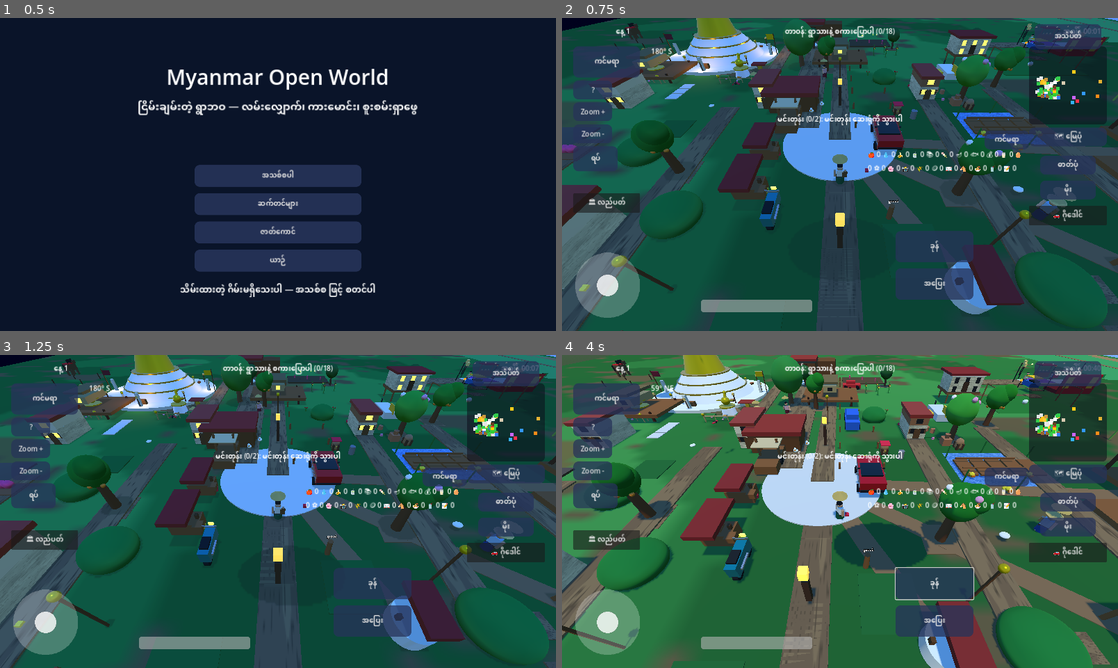
Above: before the commit, frames 1-4 (two rows, left to right).
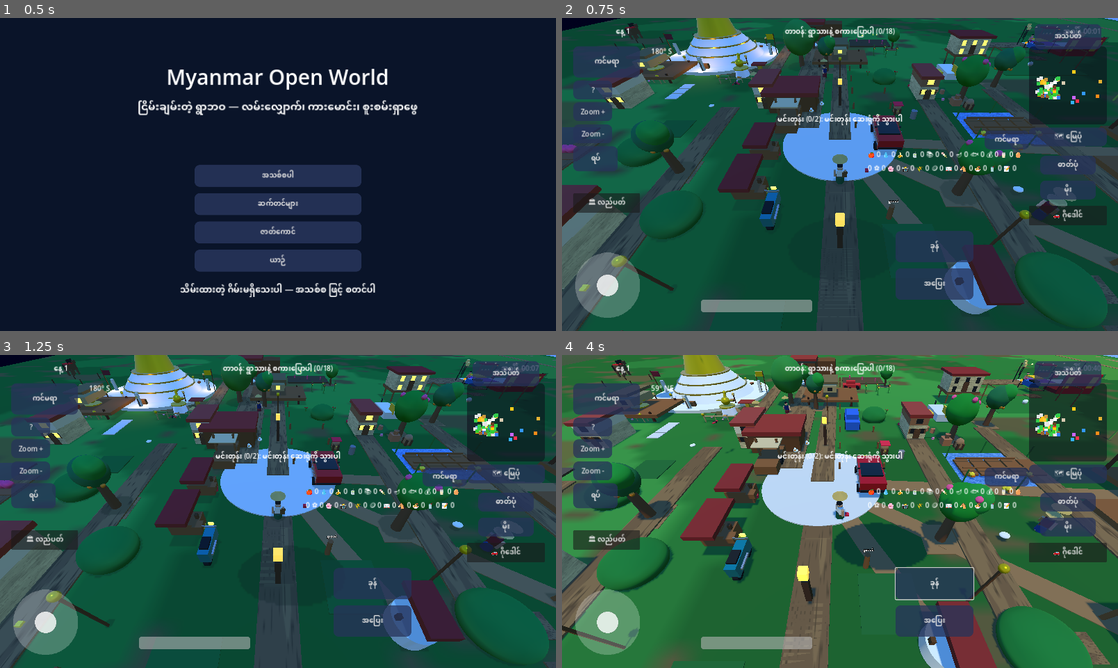
Above: after the commit, the same moments.

Repository: sudohlaingwin/gta-open-world
Game: Godot game, scene res://scenes/ui/main_menu.tscn
Same seed, same stepped clock (60 frames per second), same inputs: the game is played once before the commit and once after it.
Inputs (mouse positions are in pixels of both pictures, inside the frame that each line leads up to):
- Up to frame 1 (0.5 s): no input
- Up to frame 2 (0.75 s): click "အသစ်စပါ" at 0.5 s
- Up to frame 3 (1.25 s): no input
- Up to frame 4 (4 s): click "အပြေး" at 1.25 s; click "ခုန်" at 2 s; tap Enter (ui_accept) at 2.75 s; drag from (628, 599) to (895, 442) at 2.77 s; drag from (728, 527) to (812, 574) at 3.52 s

Frame 1 is identical in both runs. In frame 2, 0.8% of the frame differs, in the area x 12-100%, y 0-63%; in frame 3, 0.9%; in frame 4, 1.4%, in the area x 5-100%, y 0-56%.

Commit message:
Slice 61: owner-ordered GRAPHICS-ONLY style pass (vivid warm recolour, no moves) + opponent slices 127-133 review (131 parse fix VERIFIED LIVE)

Diff:
--- a/player.gd
+++ b/player.gd
@@ -4,6 +4,7 @@
 const River57Script = preload("res://river_bridge57.gd")
 const Dress58Script = preload("res://character_dress58.gd")
 const Dress59Script = preload("res://district_dress59.gd")
+const Style61Script = preload("res://style61.gd")
 const HudPolish60Script = preload("res://hud_polish60.gd")
 ## Slice 2 player: walk + sprint + jump + enter/exit car AND cart.
 ## Walk: arrow keys / WASD, or the touch joystick (touch_vector).
@@ -385,6 +386,22 @@
 	# Slice 59 Mindon district + outskirts + vehicle dressing.
 	# Runs after Slice 58; runtime-only, no scene touched.
 	Dress59Script.dress(get_parent())
+	# Slice 61 owner-ordered GRAPHICS-ONLY style pass (master-prompt
+	# look only: vivid warm palette, soft shading — no positions,
+	# no structure, no code from that document). Recolours existing
+	# models only; runtime-only, no scene touched. DEFERRED on
+	# purpose: Dress58Ground, District59 groups and City56 blocks
+	# are added via call_deferred from earlier dressing, so a direct
+	# call here would run before those groups exist in the tree
+	# (proven by the Slice 61 sim: deferred dirt/trees kept their
+	# old colours). This call is queued AFTER those adds, so it
+	# runs after they land.
+	call_deferred("_apply_style61")
+
+
+## Slice 61: deferred style pass (see _ready note above).
+func _apply_style61() -> void:
+	Style61Script.dress(get_parent())
 
 
 ## Slice 49: the shared map transform reads the live ground plane
--- /dev/null
+++ b/style61.gd
@@ -0,0 +1,210 @@
+## Slice 61: owner-ordered GRAPHICS-ONLY style pass.
+## Binding owner clarification 2026-10-22 22:55 +07 (see
+## ~/workspace/games/graphics-master-prompt.md, OWNER CLARIFICATION):
+## take ONLY the graphics/visual look from that document — low-poly
+## stylized, vivid daytime palette with warm sunlight, clean simple
+## geometry, soft painted shading, Myanmar traditional looks — and apply
+## it to the EXISTING Muse game. Do NOT adopt that document's game
+## structure, map, positions, names, school, or code. No building
+## position moves, no new nodes, no gameplay change, no scene file
+## touched. This is a RECOLOUR pass on existing models, not a rebuild:
+## every operation below is an absolute material colour assignment
+## (re-running it gives the same colours, never stacks), and the
+## report must say recolour vs rebuild plainly per asset class.
+## Ownership rules — breaking any of these breaks the game:
+## - Player Torso/Longyi belong to the outfit system (Slice 30/35):
+##   untouched. Only VILLAGER torsos are recoloured (their materials
+##   were already duplicated per body in Slice 58).
+## - Vehicle paints belong to settings (Slice 35): no vehicle node
+##   is touched at all (the whitelist below names no vehicle part).
+## - Night-driven materials (emission on, or Window/Glow/Lamp/
+##   Lantern/Light in the name) are untouched: the DayNight window
+##   and lantern controllers keep owning them.
+## - Textured materials (plaster, grass, dirt textures) are TINTED
+##   only: albedo_color multiplies the texture, the texture stays.
+## - Shared dressing materials (Slice 58/59) are recoloured in place
+##   (one palette change for all users of that material, as intended);
+##   scene materials of unknown sharing (tree trunks, palm fronds)
+##   are duplicated per node first, so nothing else changes colour.
+## Runs last, DEFERRED from player._ready, after Dress59. Deferred
+## because Dress58Ground, District59 groups and City56 blocks are
+## themselves added via call_deferred: a direct call would run before
+## those groups exist in the tree. Loaded by preload,
+## NOT class_name (a new class_name needs a regenerated .godot
+## global-class cache and a stale cache breaks player.gd's parse —
+## proven Slice 53).
+
+static func _hash01(s: String) -> float:
+	var n := s.hash()
+	n = (n ^ (n >> 13)) * 1274126177
+	n = (n ^ (n >> 16)) & 0x7fffffff
+	return float(n % 1000) / 1000.0
+
+
+static func _mat_of(mi: MeshInstance3D) -> StandardMaterial3D:
+	if mi == null:
+		return null
+	var nm := String(mi.name)
+	if "Window" in nm or "Win56" in nm or "Win59" in nm or "Glow" in nm or "Lamp" in nm or "Lantern" in nm or "Light" in nm:
+		return null
+	var m := mi.get_surface_override_material(0)
+	if not (m is StandardMaterial3D):
+		return null
+	if (m as StandardMaterial3D).emission_enabled:
+		return null
+	return m as StandardMaterial3D
+
+
+## Duplicate-then-recolour: safe for materials that may be shared
+## with nodes outside this pass (scene trunks/fronds, per-node
+## canopy/torso materials). Returns false when skipped.
+static func _recolor_dup(mi: MeshInstance3D, color: Color, rough: float) -> bool:
+	var m := _mat_of(mi)
+	if m == null:
+		return false
+	var dup := m.duplicate() as StandardMaterial3D
+	if dup == null:
+		return false
+	dup.albedo_color = color
+	dup.roughness = rough
+	mi.set_surface_override_material(0, dup)
+	return true
+
+
+## In-place palette change for dressing materials that are MEANT to
+## be shared (Slice 58/59 dressing mats, doors, trim). Texture, if
+## any, is preserved: only albedo_color changes.
+static func _recolor_shared(mi: MeshInstance3D, color: Color) -> bool:
+	var m := _mat_of(mi)
+	if m == null:
+		return false
+	m.albedo_color = color
+	return true
+
+
+## In-place warm tint for textured materials: the generated texture
+## stays, albedo_color (previously white) becomes the warm multiplier.
+static func _tint_shared(mi: MeshInstance3D, tint: Color) -> bool:
+	var m := _mat_of(mi)
+	if m == null:
+		return false
+	if m.albedo_texture == null:
+		return false
+	m.albedo_color = tint
+	return true
+
+
+static func dress(world: Node) -> void:
+	if world == null:
+		return
+	# Vivid Myanmar-traditional palettes (master-prompt style block:
+	# vivid daytime, warm sunlight, soft painted shading, no
+	# photorealism). All colours are absolute assignments.
+	var villager_shirts: Array = [
+		Color(0.05, 0.45, 0.30, 1.0),
+		Color(0.45, 0.10, 0.15, 1.0),
+		Color(0.10, 0.15, 0.45, 1.0),
+		Color(0.90, 0.45, 0.55, 1.0),
+		Color(0.95, 0.80, 0.45, 1.0),
+	]
+	var leaf_greens: Array = [
+		Color(0.10, 0.55, 0.15, 1.0),
+		Color(0.15, 0.45, 0.25, 1.0),
+		Color(0.25, 0.60, 0.15, 1.0),
+	]
+	var warm_plaster := Color(1.0, 0.96, 0.86, 1.0)
+	var vivid_grass := Color(0.94, 1.0, 0.88, 1.0)
+	var warm_dirt_path := Color(1.0, 0.96, 0.88, 1.0)
+	var stack: Array = [world]
+	while not stack.is_empty():
+		var node: Node = stack.pop_back()
+		for child in node.get_children():
+			stack.push_back(child)
+		if not (node is MeshInstance3D):
+			continue
+		var mi := node as MeshInstance3D
+		var nm := String(mi.name)
+		# Characters: villager torsos only. Player torso's parent is
+		# "Player" (outfit-owned) — never touched.
+		if nm == "Torso":
+			var parent := mi.get_parent()
+			if parent != null and String(parent.name).begins_with("Villager"):
+				var h := _hash01(String(parent.name))
+				_recolor_dup(mi, villager_shirts[int(h * 5.0) % 5], 0.85)
+			continue
+		# Trees: scene canopies (per-node materials, Slice 53).
+		if nm.begins_with("TreeTop"):
+			var h2 := _hash01(nm)
+			_recolor_dup(mi, leaf_greens[int(h2 * 3.0) % 3], 0.9)
+			continue
+		if nm == "Canopy56":
+			_recolor_dup(mi, Color(0.14, 0.58, 0.20, 1.0), 0.9)
+			continue
+		if nm.begins_with("TreeTrunk"):
+			_recolor_dup(mi, Color(0.42, 0.28, 0.16, 1.0), 0.95)
+			continue
+		if nm.begins_with("PalmTrunk"):
+			_recolor_dup(mi, Color(0.45, 0.30, 0.17, 1.0), 0.95)
+			continue
+		if nm.begins_with("PalmFrond"):
+			_recolor_dup(mi, Color(0.18, 0.60, 0.22, 1.0), 0.9)
+			continue
+		# Slice 58 nature dressing (shared materials, in place).
+		if nm.begins_with("Blossom58"):
+			_recolor_shared(mi, Color(0.95, 0.35, 0.55, 1.0))
+			continue
+		if nm.begins_with("Fruit58"):
+			_recolor_shared(mi, Color(0.95, 0.55, 0.10, 1.0))
+			continue
+		if nm == "Tuft58":
+			_recolor_shared(mi, Color(0.20, 0.60, 0.20, 1.0))
+			continue
+		if nm.begins_with("Coconut58"):
+			_recolor_shared(mi, Color(0.45, 0.30, 0.15, 1.0))
+			continue
+		# Slice 58/59 ground dressing (shared dirt, in place).
+		if nm.begins_with("Path58") or nm.begins_with("Patch58") or nm.begins_with("Row58"):
+			_recolor_shared(mi, Color(0.60, 0.45, 0.28, 1.0))
+			continue
+		if nm.begins_with("OutPatch59") or nm.begins_with("OutPath59"):
+			_recolor_shared(mi, Color(0.60, 0.45, 0.28, 1.0))
+			continue
+		# Slice 59 outskirt trees (shared trunk/leaf mats, in place).
+		if nm.begins_with("OutTree59_Trunk"):
+			_recolor_shared(mi, Color(0.40, 0.27, 0.15, 1.0))
+			continue
+		if nm.begins_with("OutTree59_Canopy"):
+			_recolor_shared(mi, Color(0.16, 0.55, 0.18, 1.0))
+			continue
+		# Buildings: plaster walls are textured — warm tint only.
+		if nm == "DressWall53" or nm.ends_with("Walls"):
+			_tint_shared(mi, warm_plaster)
+			continue
+		# Doors and trim (shared, plain, not night-driven).
+		if nm == "Door56" or nm == "Door59" or nm.begins_with("DressDoor53"):
+			_recolor_shared(mi, Color(0.40, 0.26, 0.14, 1.0))
+			continue
+		if nm == "Trim56":
+			_recolor_shared(mi, Color(0.60, 0.38, 0.22, 1.0))
+			continue
+		if nm == "Eaves58":
+			_recolor_shared(mi, Color(0.65, 0.30, 0.15, 1.0))
+			continue
+		if nm.begins_with("Shutter58"):
+			_recolor_shared(mi, Color(0.50, 0.32, 0.16, 1.0))
+			continue
+		# Ground: textured grass/dirt — warm/vivid tint only.
+		if nm == "GroundMesh":
+			_tint_shared(mi, vivid_grass)
+			continue
+		if "Path" in nm:
+			_tint_shared(mi, warm_dirt_path)
+			continue
+		# Fields: plain paddy green, or vivid tint if textured.
+		if nm in ["FieldEast", "FieldNorth", "FieldSouth", "FieldWest"]:
+			var fm := _mat_of(mi)
+			if fm != null and fm.albedo_texture != null:
+				_tint_shared(mi, vivid_grass)
+			else:
+				_recolor_dup(mi, Color(0.30, 0.55, 0.20, 1.0), 1.0)
+			continue
Not shown, changed: README.md
